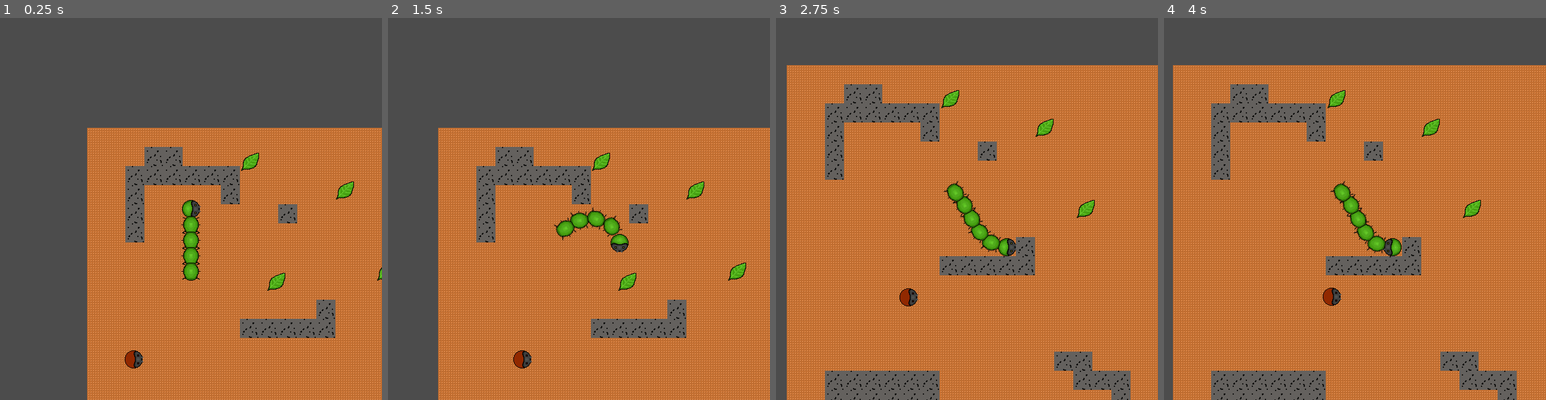
Above: before the commit, frames 1-4 (left to right).
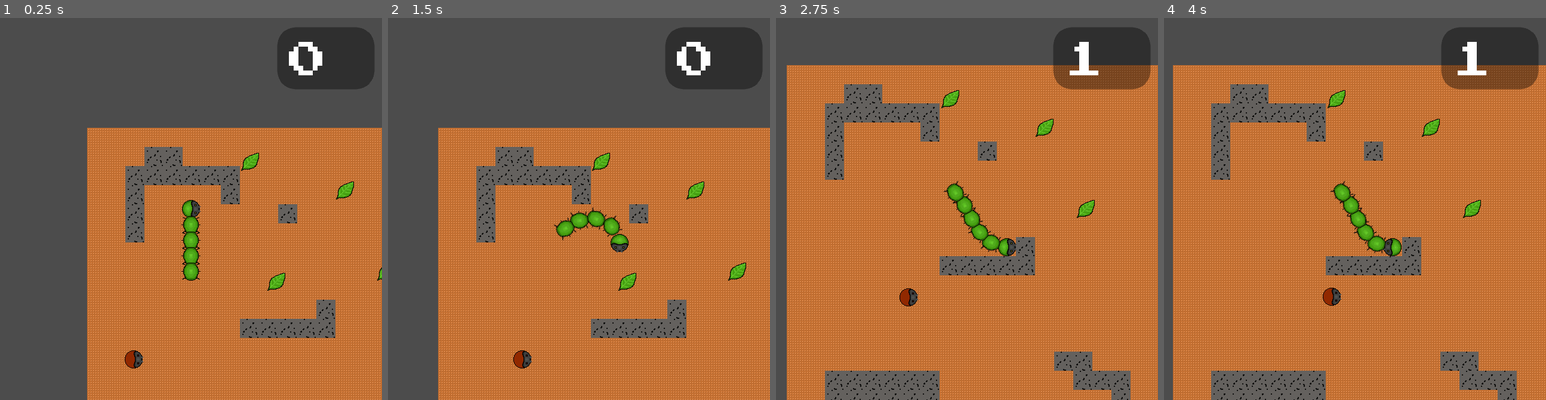
Above: after the commit, the same moments.

Repository: thatnick/grow-grow
Game: Godot game, scene res://scenes/Main.tscn
Same seed, same stepped clock (60 frames per second), same inputs: the game is played once before the commit and once after it.
Inputs:
- Up to frame 1 (0.25 s): no input
- Up to frame 2 (1.5 s): hold Right (ui_right) 0.53-1.28 s; hold Down (ui_down) from 1.28 s (still down)
- Up to frame 3 (2.75 s): release Down (ui_down) at 2.03 s; hold Right (ui_right) from 2.03 s (still down)
- Up to frame 4 (4 s): release Right (ui_right) at 2.78 s; hold Up (ui_up) 2.78-3.53 s; hold Left (ui_left) from 3.53 s (still down)

The runs differ from the first frame. In frame 1, 3.9% of the frame differs, in the area x 72-98%, y 2-19%; in frame 2, 3.9%; in frame 3, 3.9%; in frame 4, 3.9%, in the area x 72-99%, y 2-19%.

Commit message:
Add HUD which tracks score stored in player

Diff:
--- /dev/null
+++ b/scenes/HUD.gd
@@ -0,0 +1,17 @@
+extends CanvasLayer
+
+var score
+
+func _ready():
+	_get_score()
+
+
+func _physics_process(delta):
+	_get_score()
+
+func _get_score():
+	if get_parent().has_node("Player"):
+		score = get_parent().get_node("Player").score
+	else:
+		score = "##"
+	$Score.text = str(score)
--- /dev/null
+++ b/scenes/HUD.tscn
@@ -0,0 +1,39 @@
+[gd_scene load_steps=5 format=2]
+
+[ext_resource path="res://fonts/PressStart2P-Regular.ttf" type="DynamicFontData" id=1]
+[ext_resource path="res://scenes/HUD.gd" type="Script" id=2]
+
+[sub_resource type="StyleBoxFlat" id=1]
+bg_color = Color( 0, 0, 0, 0.380392 )
+corner_radius_top_left = 30
+corner_radius_top_right = 30
+corner_radius_bottom_right = 30
+corner_radius_bottom_left = 30
+
+[sub_resource type="DynamicFont" id=2]
+size = 64
+font_data = ExtResource( 1 )
+
+[node name="HUD" type="CanvasLayer"]
+script = ExtResource( 2 )
+
+[node name="Panel" type="Panel" parent="."]
+margin_left = 465.0
+margin_top = 16.0
+margin_right = 627.0
+margin_bottom = 119.0
+custom_styles/panel = SubResource( 1 )
+__meta__ = {
+"_edit_use_anchors_": false
+}
+
+[node name="Score" type="Label" parent="."]
+margin_left = 484.331
+margin_top = 40.087
+margin_right = 612.331
+margin_bottom = 104.087
+custom_fonts/font = SubResource( 2 )
+text = "##"
+__meta__ = {
+"_edit_use_anchors_": false
+}
--- a/scenes/Main.tscn
+++ b/scenes/Main.tscn
@@ -1,10 +1,11 @@
-[gd_scene load_steps=6 format=2]
+[gd_scene load_steps=7 format=2]
 
 [ext_resource path="res://scenes/Player.tscn" type="PackedScene" id=1]
 [ext_resource path="res://scenes/Collectable.tscn" type="PackedScene" id=2]
 [ext_resource path="res://scripts/Main.gd" type="Script" id=3]
 [ext_resource path="res://scenes/Enemy.tscn" type="PackedScene" id=4]
 [ext_resource path="res://scenes/TileMap.tscn" type="PackedScene" id=5]
+[ext_resource path="res://scenes/HUD.tscn" type="PackedScene" id=6]
 
 [node name="Main" type="Node"]
 script = ExtResource( 3 )
@@ -30,6 +31,8 @@
 [node name="Enemy" parent="." instance=ExtResource( 4 )]
 position = Vector2( 66.243, 388.051 )
 
+[node name="HUD" parent="." instance=ExtResource( 6 )]
+
 [connection signal="collected" from="Collectable" to="Player" method="_on_Collectable_collected"]
 [connection signal="collected" from="Collectable2" to="Player" method="_on_Collectable_collected"]
 [connection signal="collected" from="Collectable3" to="Player" method="_on_Collectable_collected"]
--- a/scripts/player.gd
+++ b/scripts/player.gd
@@ -4,7 +4,7 @@
 
 const SPEED_FACTOR = 50
 var speed  = 0
-
+var score = 0
 
 
 func _ready():
@@ -18,6 +18,7 @@
 
 func _on_Collectable_collected(value):
 	print("collected thing with value: " + str(value))
+	score += value
 	add_tail()
 
 func add_tail():
Not shown, added: fonts/OFL.txt
Binary file added: fonts/PressStart2P-Regular.ttf
